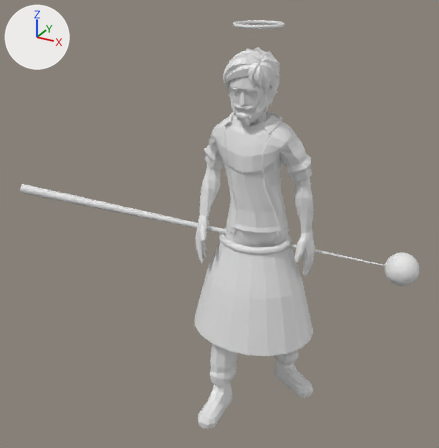
Two versions of the glTF model unity/Tools~/models/heroes/SB_Hero_oriel_LOD0.glb, one commit apart.
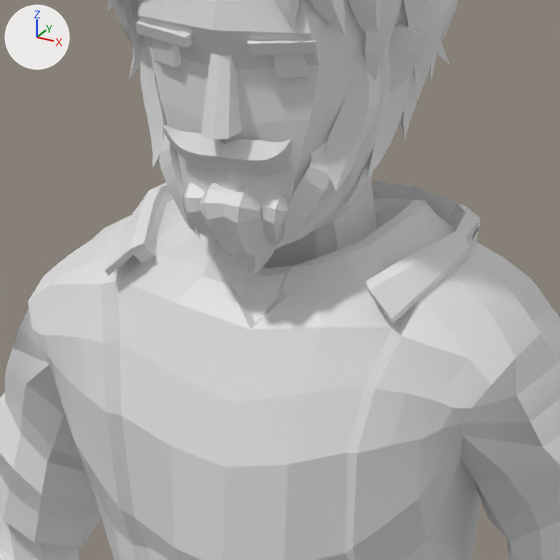
Each version appears first whole from a camera (50 mm lens) standing at (1.173, -2.544, 2.183) and looking at (-0.158, -0.123, 0.973), and next in a close-up on the part from 47% to 67% of the width and 19% to 38% of the height. The lights are fixed; the arrows at upper left show +X, +Y and +Z. The first two pictures are the older version. Where no turn or scale is listed for an object, it has been applied to the vertices. Vertices at exactly the same position are counted once.

Before the edit, the objects in view are built like this:
```python
me_adventurer_feet = bpy.data.meshes.new('Adventurer_Feet')
me_adventurer_feet.from_pydata(...)  # 5539 vertices, 10786 faces; spans x -1.13..0.77, y -0.49..0.21, z 0.0..1.93
ob_sb_hero_oriel = bpy.data.objects.new('SB_Hero_oriel', me_adventurer_feet)
ob_sb_hero_oriel.location = (0.0, 0.0, 0.0)
```
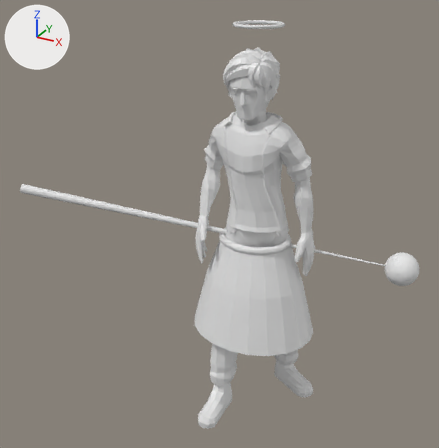
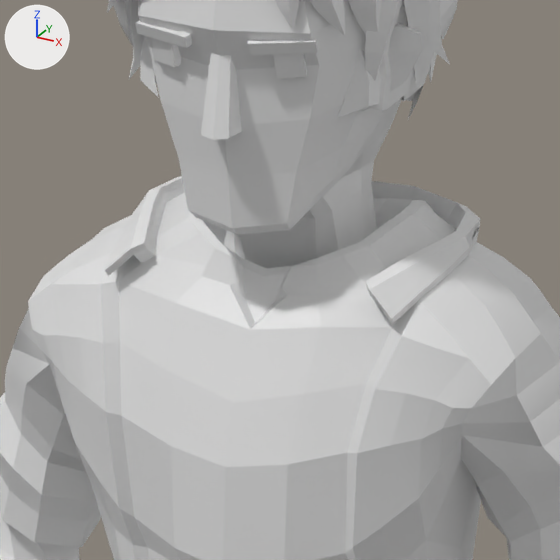
Boxes (x1, y1, x2, y2) around the edits, measured in the close-ups (560 x 560 px):
part 1 of me_adventurer_feet, deleted: before (159, 122, 370, 275)
part 2 of me_adventurer_feet, deleted: before (141, 81, 423, 250)

The change, as a diff of the scene's bpy script:
```diff
--- a/unity/Tools~/models/heroes/SB_Hero_oriel_LOD0.glb.py
+++ b/unity/Tools~/models/heroes/SB_Hero_oriel_LOD0.glb.py
@@ me_adventurer_feet @@
 # used by ob_sb_hero_oriel; location = (0.0, 0.0, 0.0)
-me_adventurer_feet.from_pydata(...)  # 5539 vertices, 10786 faces; spans x -1.13..0.77, y -0.49..0.21, z 0.0..1.93
+me_adventurer_feet.from_pydata(...)  # 5057 vertices, 9859 faces; spans x -1.13..0.77, y -0.49..0.21, z 0.0..1.93
+# me_adventurer_feet part 1: 9 loose pieces with 386 vertices, spanning x -0.08..0.09, y -0.21..-0.12, z 1.49..1.6, are deleted
+# me_adventurer_feet part 2
+# 96 vertices are removed from x -0.09..0.09, y -0.19..-0.1, z 1.52..1.61
+# 215 faces are deleted
```
